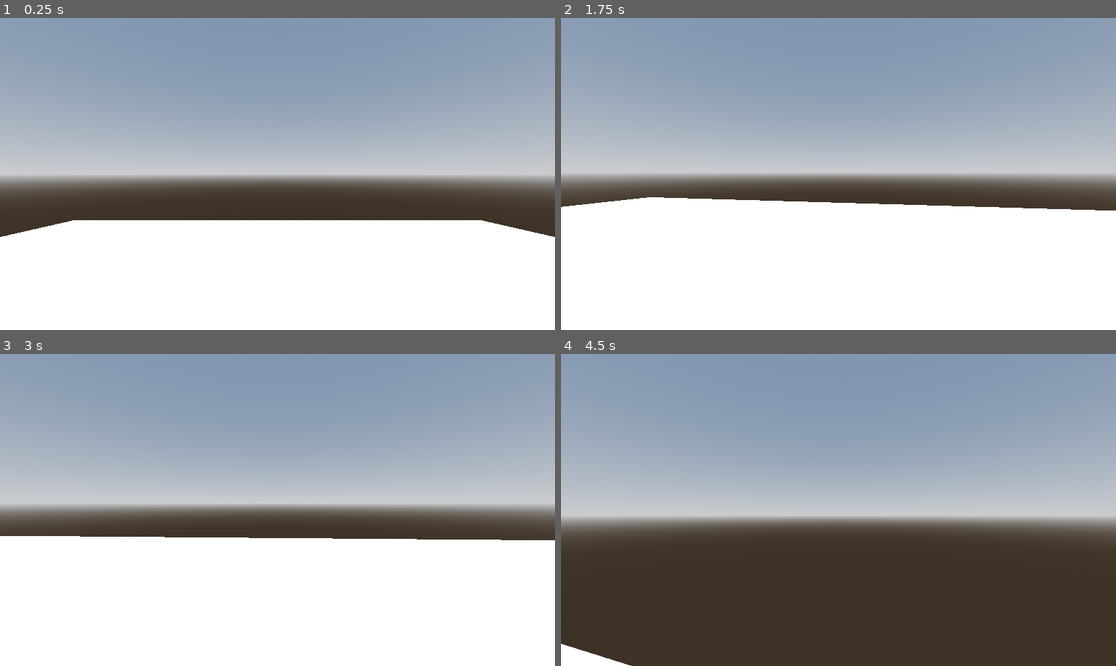
Above: before the commit, frames 1-4 (two rows, left to right).
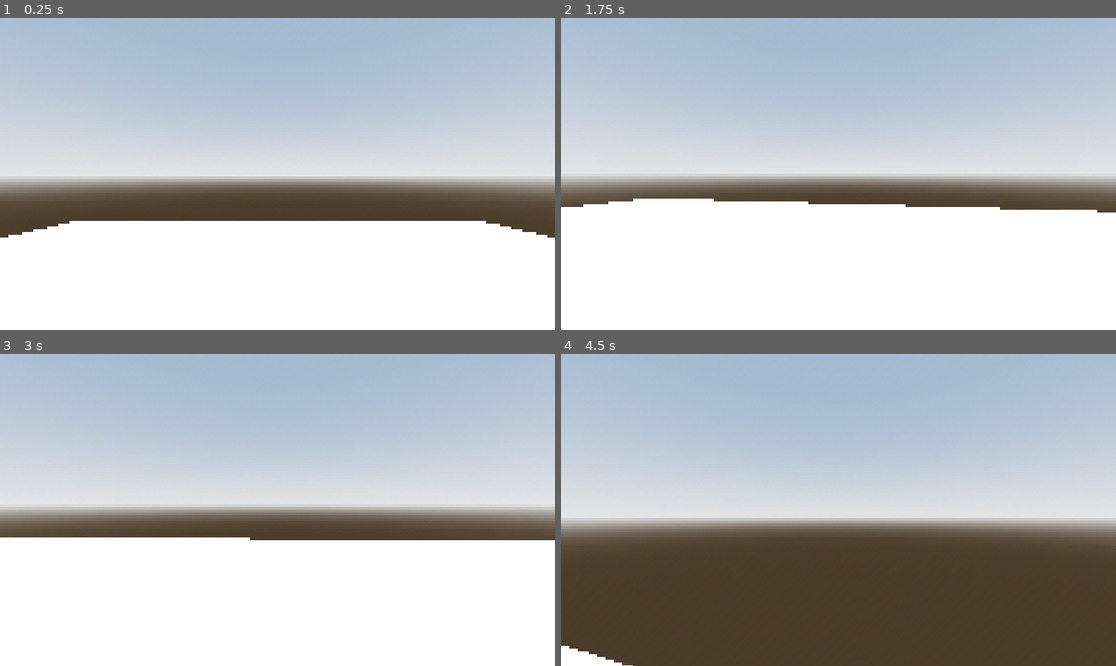
Above: after the commit, the same moments.

Repository: Mhiw/ComfyJam
Game: Godot game, scene res://scenes/main.tscn
Two runs of this game, one before a commit and one after it. Both use one fixed random seed, a clock stepped at 60 frames per second and the inputs below.
Inputs (mouse positions are in pixels of both pictures, inside the frame that each line leads up to):
- Up to frame 1 (0.25 s): no input
- Up to frame 2 (1.75 s): move the mouse to (866, 174) at 0.52 s; hold W (move_forward) from 0.53 s (still down); tap Space (jump) at 0.77, 1.52 s; move the mouse to (810, 174) at 1.27 s
- Up to frame 3 (3 s): keep holding W (move_forward); move the mouse to (288, 503) at 2.02 s; move the mouse to (271, 516) at 2.77 s
- Up to frame 4 (4.5 s): keep holding W (move_forward); tap Space (jump) at 3.02, 3.77 s; move the mouse to (877, 513) at 3.52 s; move the mouse to (794, 506) at 4.27 s

The runs differ from the first frame. In frame 1, 56% of the frame differs, in the area x 0-100%, y 0-71%; in frame 2, 55%; in frame 3, 54%; in frame 4, 57%, in the area x 0-100%, y 0-100%.

Commit message:
Shader...

Diff:
--- a/scenes/main.tscn
+++ b/scenes/main.tscn
@@ -19,6 +19,16 @@
 [sub_resource type="ConcavePolygonShape3D" id="ConcavePolygonShape3D_o5qli"]
 data = PackedVector3Array(1, 0, 1, -1, 0, 1, 1, 0, -1, -1, 0, 1, -1, 0, -1, 1, 0, -1)
 
+[sub_resource type="StandardMaterial3D" id="StandardMaterial3D_o5qli"]
+albedo_color = Color(0.5176471, 0.21960784, 0, 1)
+
+[sub_resource type="BoxMesh" id="BoxMesh_o5qli"]
+material = SubResource("StandardMaterial3D_o5qli")
+
+[sub_resource type="BoxShape3D" id="BoxShape3D_0wfyh"]
+
+[sub_resource type="BoxShape3D" id="BoxShape3D_sugp2"]
+
 [node name="Main" type="Node3D" unique_id=2073119671]
 
 [node name="Player" parent="." unique_id=2055107879 instance=ExtResource("1_o5qli")]
@@ -39,3 +49,23 @@
 
 [node name="CollisionShape3D" type="CollisionShape3D" parent="MeshInstance3D/StaticBody3D" unique_id=1815364999]
 shape = SubResource("ConcavePolygonShape3D_o5qli")
+
+[node name="Objects" type="Node" parent="." unique_id=705188395]
+
+[node name="MeshInstance3D" type="MeshInstance3D" parent="Objects" unique_id=1633914369]
+transform = Transform3D(3.2056937, 0, -1.1329294, 0, 3.4, 0, 1.1329294, 0, 3.2056937, -7.6702356, 1.5041837, 0)
+mesh = SubResource("BoxMesh_o5qli")
+
+[node name="StaticBody3D" type="StaticBody3D" parent="Objects/MeshInstance3D" unique_id=1048467598]
+
+[node name="CollisionShape3D" type="CollisionShape3D" parent="Objects/MeshInstance3D/StaticBody3D" unique_id=1645426108]
+shape = SubResource("BoxShape3D_0wfyh")
+
+[node name="MeshInstance3D2" type="MeshInstance3D" parent="Objects" unique_id=1483014413]
+transform = Transform3D(1.9328446, 0, -0.6830897, 0, 2.05, 0, 0.6830897, 0, 1.9328446, -6.8512626, 0.7384237, 2.9266534)
+mesh = SubResource("BoxMesh_o5qli")
+
+[node name="StaticBody3D" type="StaticBody3D" parent="Objects/MeshInstance3D2" unique_id=1768029456]
+
+[node name="CollisionShape3D" type="CollisionShape3D" parent="Objects/MeshInstance3D2/StaticBody3D" unique_id=467594724]
+shape = SubResource("BoxShape3D_sugp2")
--- a/scenes/player.tscn
+++ b/scenes/player.tscn
@@ -1,10 +1,19 @@
 [gd_scene format=3 uid="uid://c1rgehp64tsqn"]
 
 [ext_resource type="Script" uid="uid://bkfxqwph43v6x" path="res://scripts/player/player.gd" id="1_3vyb7"]
+[ext_resource type="Shader" uid="uid://bljus0x85uv01" path="res://scripts/pixel_shader.gdshader" id="2_g2els"]
 
 [sub_resource type="CapsuleMesh" id="CapsuleMesh_u8vuu"]
 
 [sub_resource type="CapsuleShape3D" id="CapsuleShape3D_3vyb7"]
+
+[sub_resource type="ShaderMaterial" id="ShaderMaterial_qhqgy"]
+render_priority = 0
+shader = ExtResource("2_g2els")
+shader_parameter/pixel_size = 4.0
+
+[sub_resource type="QuadMesh" id="QuadMesh_dqkch"]
+material = SubResource("ShaderMaterial_qhqgy")
 
 [node name="Player" type="CharacterBody3D" unique_id=2055107879]
 script = ExtResource("1_3vyb7")
@@ -17,3 +26,7 @@
 
 [node name="Camera3D" type="Camera3D" parent="." unique_id=2078753070]
 transform = Transform3D(1, 0, 0, 0, 1, 0, 0, 0, 1, 0, 0.5027424, 0)
+
+[node name="Shader" type="MeshInstance3D" parent="Camera3D" unique_id=1082397370]
+transform = Transform3D(1.92, 0, 0, 0, 1.92, 0, 0, 0, 1.92, 0, -0.0041458607, -0.51709783)
+mesh = SubResource("QuadMesh_dqkch")
--- /dev/null
+++ b/scripts/pixel_shader.gdshader
@@ -0,0 +1,12 @@
+shader_type spatial;
+render_mode unshaded, fog_disabled;
+uniform sampler2D screen_texture : hint_screen_texture;
+uniform float pixel_size : hint_range(0.0, 100.0, 2.0) = 8.0;
+
+void fragment() {
+	vec2 tex_size = vec2(textureSize(screen_texture, 0));
+	vec2 pixel_count = tex_size / pixel_size;
+	vec2 pixelated_uv = floor(SCREEN_UV * pixel_count) / pixel_count;
+	vec4 color = texture(screen_texture, pixelated_uv);
+	ALBEDO = color.rgb;
+}
Not shown, added: scripts/pixel_shader.gdshader.uid
